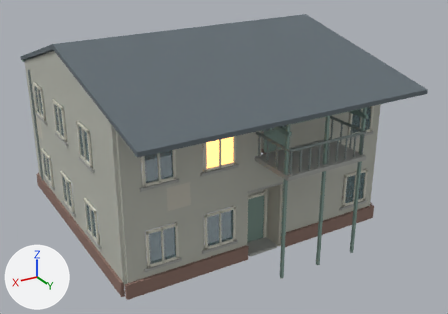
Before and after pictures for a commit that changed the Blender file ArtSource/PlayerHome/Blender/player_home_exterior_v1.blend.
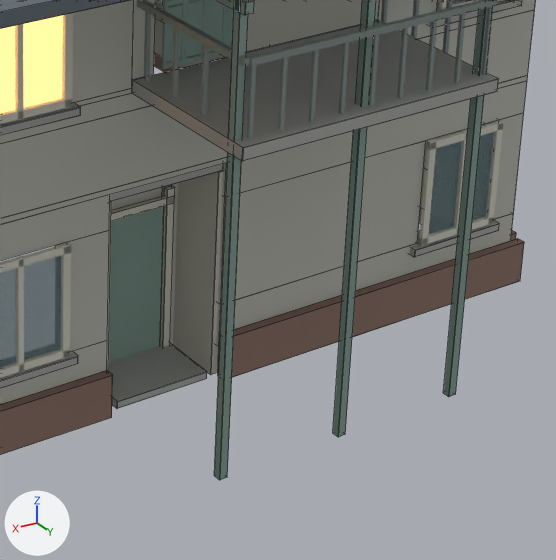
Old and new are each drawn whole from a 50 mm lens placed at (13.43, 25.16, 14.57), pointed at (-0.41, 2.08, 3.03) and again close up on the part from 48% to 86% of the width and 42% to 96% of the height. Lighting does not change. The marker at lower left points along +X, +Y and +Z. The first two pictures are the older version. The close-ups show mesh edges as thin lines.

Objects in the first close-up: 'Front Brick Plinth', 'Front Lit Window Glass', 'Front Primary Stucco', 'Front Window Frames', 'Front Window Glass', 'Player Home Entrance Door', 'Player Home Entrance Threshold', 'Recessed Entry Reveals', 'Two Storey Gallery Timber', 'Upper Half Loggia Back Wall', 'Upper Half Loggia Concrete Deck', 'Upper Half Loggia Metal Railing' and 10 more.
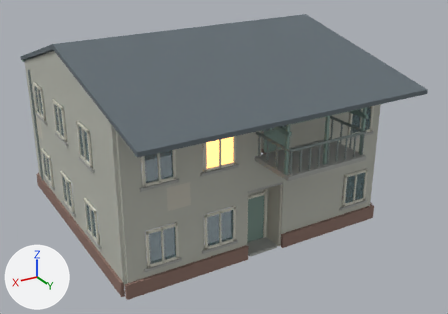
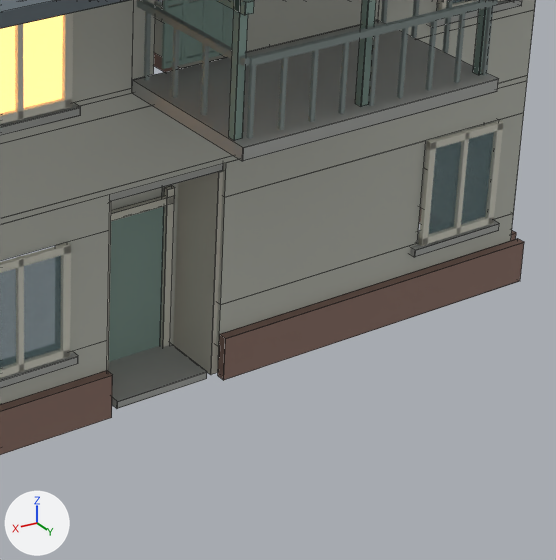
Pixel boxes [x1, y1, x2, y2] of what changed, in the close-ups (556 x 560 px; the box of a moved part takes in the faces that stretch with it):
'Two Storey Gallery Timber', reshaped
    before: [214, 0, 487, 480]
    after: [216, 0, 487, 141]
part 1 of me_two_storey_gallery_timber_mesh, moved or reshaped
    before: [443, 8, 487, 397]
    after: [473, 8, 487, 75]
part 2 of me_two_storey_gallery_timber_mesh, moved or reshaped
    before: [333, 0, 376, 437]
    after: [355, 0, 376, 107]
part 3 of me_two_storey_gallery_timber_mesh, moved or reshaped
    before: [214, 0, 248, 480]
    after: [229, 0, 248, 141]

What changed in the scene script:
```text
Change me_two_storey_gallery_timber_mesh:
    used by ob_two_storey_gallery_timber; parent = ob_player_home_exterior_v1; location = (0.0, 0.0, 0.0)
    remove me_two_storey_gallery_timber_mesh.from_pydata(...)  # 96 vertices, 84 faces; spans x -3.4..0.5, y 6.1..8.2, z 0.06..6.9
    add me_two_storey_gallery_timber_mesh.from_pydata(...)  # 96 vertices, 84 faces; spans x -3.4..0.5, y 6.1..8.2, z 4.7..6.86
    me_two_storey_gallery_timber_mesh part 1: the loose piece of 16 vertices spanning x -3.38..-3.26, y 7.98..8.1, z 0.06..6.9 is scaled about its middle by (1, 1, 0.292), then moved by (0.0, 0.0, 2.22)
    me_two_storey_gallery_timber_mesh part 2: the loose piece of 16 vertices spanning x -1.51..-1.39, y 7.98..8.1, z 0.06..6.9 is scaled about its middle by (1, 1, 0.292), then moved by (0.0, 0.0, 2.22)
    me_two_storey_gallery_timber_mesh part 3: the loose piece of 16 vertices spanning x 0.36..0.48, y 7.98..8.1, z 0.06..6.9 is scaled about its middle by (1, 1, 0.292), then moved by (0.0, 0.0, 2.22)
```
